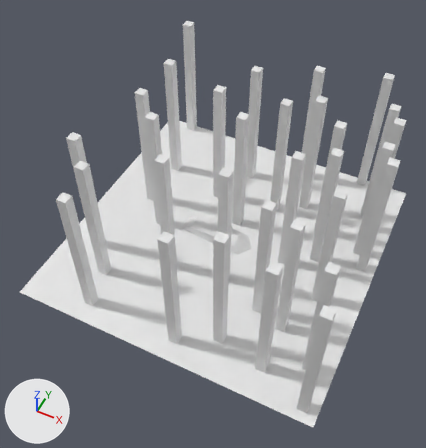
The glTF model assets/pillars.glb as it was, and as the next commit left it.
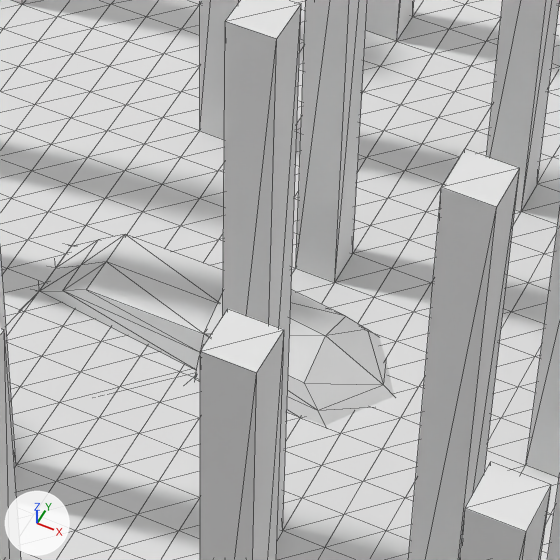
There are two pictures of each version: one whole from a camera (50 mm lens) standing at (16.5, -36.3, 46.9) and looking at (-0.4, -2.5, 4.7), one close up on the part from 41% to 67% of the width and 38% to 63% of the height. The lights are fixed; the arrows at lower left show +X, +Y and +Z. The close-ups show mesh edges as thin lines.

The first close-up shows 'pillars', 'ship'.
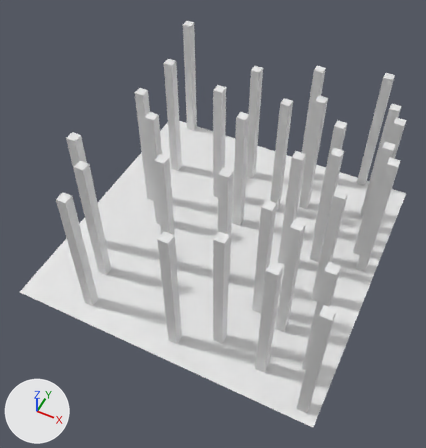
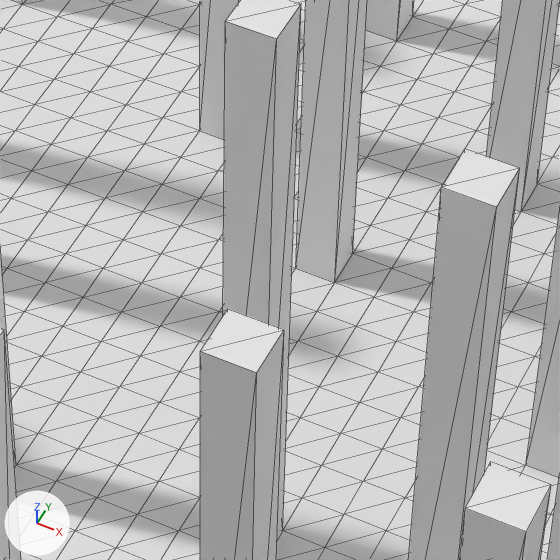
What differs and where, as boxes (x1, y1, x2, y2) in the close-ups (560 x 560 px):
```json
{"object": "ship", "change": "deleted", "before": [39, 234, 394, 425]}
```

Edits to the scene script, one JSON object a line:
```json
{"op": "remove", "block": "ob_ship", "code": ["ob_ship = bpy.data.objects.new('ship', me_cube_001)", "ob_ship.location = (0.0, 0.0, 0.0)"]}
```
